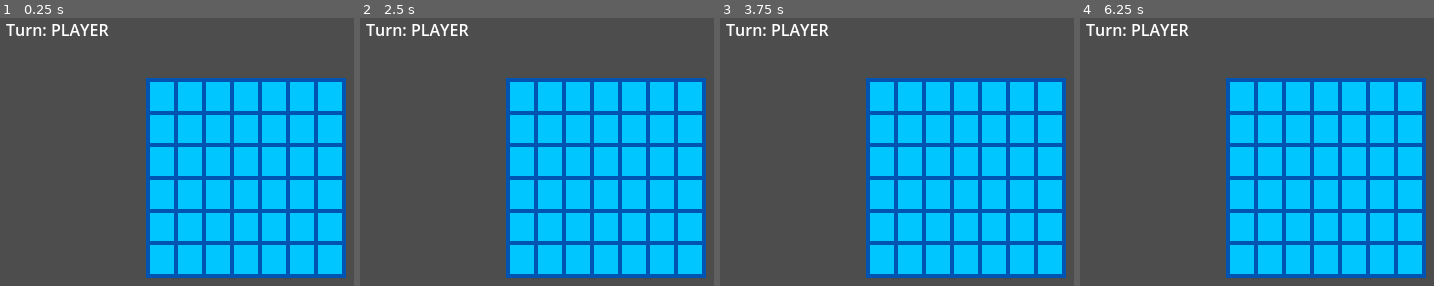
Above: before the commit, frames 1-4 (left to right).
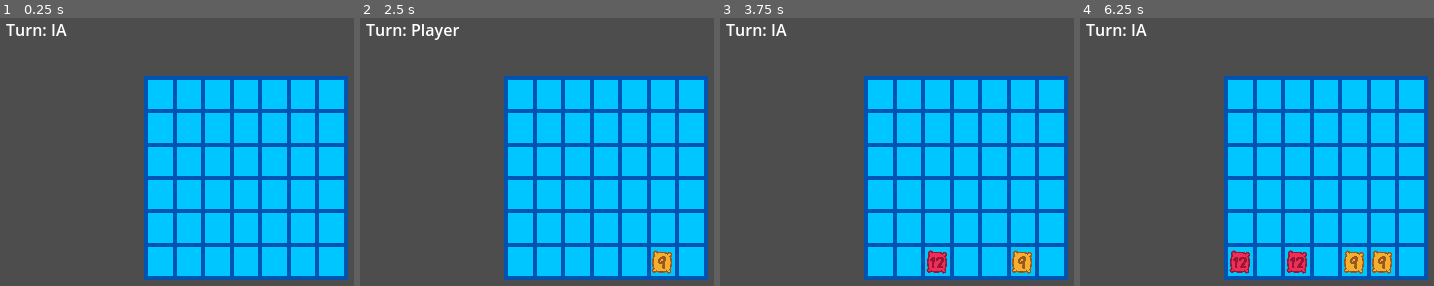
Above: after the commit, the same moments.

Repository: KANNAPE/Hyperpower4X-Deluxe
Game: Godot game, scene res://scenes/Game.tscn
Same seed, same stepped clock (60 frames per second), same inputs: the game is played once before the commit and once after it.
Inputs (mouse positions are in pixels of both pictures, inside the frame that each line leads up to):
- Up to frame 1 (0.25 s): no input
- Up to frame 2 (2.5 s): tap Enter at 0.5, 2 s; move the mouse to (outside the picture) at 0.52 s; click (outside the picture) at 0.67 s; tap Space at 1.25 s; move the mouse to (476, 194) at 1.27 s; click (476, 194) at 1.42 s; move the mouse to (671, 98) at 2.02 s; click (671, 98) at 2.17 s
- Up to frame 3 (3.75 s): tap Space at 2.75 s; move the mouse to (932, 251) at 2.77 s; click (932, 251) at 2.92 s; tap Enter at 3.5 s; move the mouse to (outside the picture) at 3.52 s; click (outside the picture) at 3.67 s
- Up to frame 4 (6.25 s): tap Space at 4.25 s; move the mouse to (1133, 125) at 4.27 s; click (1133, 125) at 4.42 s; move the mouse to (1359, 178) at 5.02 s; click (1359, 178) at 5.17 s; move the mouse to (1228, 87) at 5.77 s; click (1228, 87) at 5.92 s

The runs differ from the first frame. In frame 1, 6.3% of the frame differs, in the area x 15-99%, y 2-98%; in frame 2, 6.8%; in frame 3, 7.2%; in frame 4, 8.0%.

Commit message:
Token instantiation system finished, UI works, coming next is the AI Brain

Diff:
--- a/globals/gamemode.gd
+++ b/globals/gamemode.gd
@@ -1,12 +1,22 @@
 extends Node
 
-enum Turn {PLAYER, AI}
+enum PlayingEntity {PLAYER = 1, AI = -1}
 
-var turn: Turn
+var _current_entity_playing: PlayingEntity
 
 
-func set_entity_turn(entity: Turn):
-	turn = entity
+func set_entity_playing(entity: PlayingEntity):
+	_current_entity_playing = entity
 
-func get_current_entity_playing() -> String:
-	return Turn.keys()[turn]
+
+func get_current_entity_playing() -> PlayingEntity:
+	return _current_entity_playing
+
+
+## Returns the current new playing entity
+func switch_turns() -> PlayingEntity:
+	if _current_entity_playing == Gamemode.PlayingEntity.PLAYER:
+		set_entity_playing(Gamemode.PlayingEntity.AI)
+	else:
+		set_entity_playing(Gamemode.PlayingEntity.PLAYER)
+	return _current_entity_playing
--- a/scenes/Board.tscn
+++ b/scenes/Board.tscn
@@ -1,6 +1,7 @@
-[gd_scene load_steps=11 format=3 uid="uid://db3qnwjpd21y4"]
+[gd_scene load_steps=12 format=3 uid="uid://db3qnwjpd21y4"]
 
 [ext_resource type="Script" path="res://scenes/board.gd" id="1_1aywx"]
+[ext_resource type="PackedScene" uid="uid://ctv4mkif74dq1" path="res://scenes/token.tscn" id="2_1kjct"]
 
 [sub_resource type="PlaneMesh" id="PlaneMesh_i6q0s"]
 size = Vector2(200, 200)
@@ -13,7 +14,7 @@
 gradient = SubResource("Gradient_8y8bh")
 
 [sub_resource type="PlaneMesh" id="PlaneMesh_aej8v"]
-size = Vector2(4, 200)
+size = Vector2(4, 204)
 orientation = 2
 
 [sub_resource type="Gradient" id="Gradient_mlmco"]
@@ -29,13 +30,13 @@
 gradient = SubResource("Gradient_tiubv")
 
 [sub_resource type="PlaneMesh" id="PlaneMesh_c5qtp"]
-size = Vector2(200, 4)
+size = Vector2(204, 4)
 orientation = 2
 
 [node name="Board" type="Node2D"]
-z_index = 10
 position = Vector2(320, 180)
 script = ExtResource("1_1aywx")
+token_scene = ExtResource("2_1kjct")
 metadata/_edit_group_ = true
 
 [node name="MeshInstance2D" type="MeshInstance2D" parent="."]
@@ -43,72 +44,74 @@
 texture = SubResource("GradientTexture1D_ggvx1")
 
 [node name="Vertical Separators" type="Node2D" parent="."]
+z_index = 1
 
 [node name="MeshInstance2D" type="MeshInstance2D" parent="Vertical Separators"]
 z_index = 13
-position = Vector2(-98, 0)
+position = Vector2(-100, 0)
 mesh = SubResource("PlaneMesh_aej8v")
 texture = SubResource("GradientTexture1D_uaq10")
 
 [node name="MeshInstance2D2" type="MeshInstance2D" parent="Vertical Separators"]
 z_index = 13
-position = Vector2(-70, 0)
+position = Vector2(-71.429, 0)
 mesh = SubResource("PlaneMesh_aej8v")
 texture = SubResource("GradientTexture1D_ghthx")
 
 [node name="MeshInstance2D3" type="MeshInstance2D" parent="Vertical Separators"]
 z_index = 13
-position = Vector2(-42, 0)
+position = Vector2(-42.858, 0)
 mesh = SubResource("PlaneMesh_aej8v")
 texture = SubResource("GradientTexture1D_ghthx")
 
 [node name="MeshInstance2D4" type="MeshInstance2D" parent="Vertical Separators"]
 z_index = 13
-position = Vector2(-14, 0)
+position = Vector2(-14.287, 0)
 mesh = SubResource("PlaneMesh_aej8v")
 texture = SubResource("GradientTexture1D_ghthx")
 
 [node name="MeshInstance2D5" type="MeshInstance2D" parent="Vertical Separators"]
 z_index = 13
-position = Vector2(14, 0)
+position = Vector2(14.287, 0)
 mesh = SubResource("PlaneMesh_aej8v")
 texture = SubResource("GradientTexture1D_ghthx")
 
 [node name="MeshInstance2D6" type="MeshInstance2D" parent="Vertical Separators"]
 z_index = 13
-position = Vector2(42, 0)
+position = Vector2(42.855, 0)
 mesh = SubResource("PlaneMesh_aej8v")
 texture = SubResource("GradientTexture1D_ghthx")
 
 [node name="MeshInstance2D7" type="MeshInstance2D" parent="Vertical Separators"]
 z_index = 13
-position = Vector2(70, 0)
+position = Vector2(71.426, 0)
 mesh = SubResource("PlaneMesh_aej8v")
 texture = SubResource("GradientTexture1D_ghthx")
 
 [node name="MeshInstance2D8" type="MeshInstance2D" parent="Vertical Separators"]
 z_index = 13
-position = Vector2(98, 0)
+position = Vector2(100, 0)
 mesh = SubResource("PlaneMesh_aej8v")
 texture = SubResource("GradientTexture1D_ghthx")
 
 [node name="Horizontal Separators" type="Node2D" parent="."]
+z_index = 1
 
 [node name="MeshInstance2D" type="MeshInstance2D" parent="Horizontal Separators"]
 z_index = 13
-position = Vector2(0, -98)
+position = Vector2(0, -100)
 mesh = SubResource("PlaneMesh_c5qtp")
 texture = SubResource("GradientTexture1D_uaq10")
 
 [node name="MeshInstance2D2" type="MeshInstance2D" parent="Horizontal Separators"]
 z_index = 13
-position = Vector2(0, -65.333)
+position = Vector2(0, -66.667)
 mesh = SubResource("PlaneMesh_c5qtp")
 texture = SubResource("GradientTexture1D_uaq10")
 
 [node name="MeshInstance2D3" type="MeshInstance2D" parent="Horizontal Separators"]
 z_index = 13
-position = Vector2(0, -32.667)
+position = Vector2(0, -33.333)
 mesh = SubResource("PlaneMesh_c5qtp")
 texture = SubResource("GradientTexture1D_uaq10")
 
@@ -119,18 +122,21 @@
 
 [node name="MeshInstance2D5" type="MeshInstance2D" parent="Horizontal Separators"]
 z_index = 13
-position = Vector2(0, 32.667)
+position = Vector2(0, 33.333)
 mesh = SubResource("PlaneMesh_c5qtp")
 texture = SubResource("GradientTexture1D_uaq10")
 
 [node name="MeshInstance2D6" type="MeshInstance2D" parent="Horizontal Separators"]
 z_index = 13
-position = Vector2(0, 65.334)
+position = Vector2(0, 66.667)
 mesh = SubResource("PlaneMesh_c5qtp")
 texture = SubResource("GradientTexture1D_uaq10")
 
 [node name="MeshInstance2D7" type="MeshInstance2D" parent="Horizontal Separators"]
 z_index = 13
-position = Vector2(0, 98)
+position = Vector2(0, 100)
 mesh = SubResource("PlaneMesh_c5qtp")
 texture = SubResource("GradientTexture1D_uaq10")
+
+[node name="Tokens" type="Node2D" parent="."]
+z_index = 10
--- a/scenes/Game.tscn
+++ b/scenes/Game.tscn
@@ -6,6 +6,7 @@
 
 [node name="Game" type="Node2D"]
 script = ExtResource("1_iir3j")
+first_to_play = -1
 
 [node name="Board" parent="." instance=ExtResource("1_n6ddm")]
 
--- a/scenes/board.gd
+++ b/scenes/board.gd
@@ -5,52 +5,73 @@
 const ROWS: int = 6
 const COLS: int = 7
 
+@export var token_scene: PackedScene
+
+@onready var tokens := $Tokens
+
 var _board_array = [
-		[0, 0, 0, 0, 0, 0],
-		[0, 0, 0, 0, 0, 0],
-		[0, 0, 0, 0, 0, 0],
-		[0, 0, 0, 0, 0, 0],
-		[0, 0, 0, 0, 0, 0],
-		[0, 0, 0, 0, 0, 0],
-		[0, 0, 0, 0, 0, 0]]
+		[0, 0, 0, 0, 0, 0, 0],
+		[0, 0, 0, 0, 0, 0, 0],
+		[0, 0, 0, 0, 0, 0, 0],
+		[0, 0, 0, 0, 0, 0, 0],
+		[0, 0, 0, 0, 0, 0, 0],
+		[0, 0, 0, 0, 0, 0, 0]]
 
 
-func add_new_pawn(position: Vector2i):
-	# Checking if the given position is inside the grid
-	pass
+## Returns true if the given position is located on the board, false if not
+func is_position_valid(position: Vector2) -> bool:
+	var is_valid = false
+	var center = get_viewport_rect().size / 2  # Center of the screen == center of the board
+	if (position.x <= center.x + SIZE / 2 and position.x >= center.x - SIZE / 2
+			and position.y <= center.y + SIZE / 2 and position.y >= center.y - SIZE / 2):
+		is_valid = true
+	return is_valid
 
 
-## Return the position unchanged if it corresponds to a point on the board (with a free column)
-## If the point is not on the board or the matching column is full, returns -1;-1
-func check_pawn_position(position: Vector2) -> Vector2:
-	var correct_position = Vector2(-1, -1)
-
-	# Checking if we are inside the board bounds and the column isn't full
-	if (_is_position_on_board(position) and not _is_column_full(position)):
-		correct_position = position
-
-	return correct_position
+func get_column_index(position: Vector2) -> int:
+	var center = get_viewport_rect().size / 2
+	var adjusted_board_center = Vector2(center.x - SIZE / 2, center.y - SIZE / 2)
+	var adjusted_horizontal_position = position.x - adjusted_board_center.x
+	var index: int = (adjusted_horizontal_position * COLS) / SIZE
+	return index
 
 
-## Returns true if the position corresponds to a point placed on the board
-func _is_position_on_board(position: Vector2) -> bool:
-	var is_on_board = false
-	var center = get_viewport_rect().size / 2
-
-	if (position.x <= center.x + SIZE / 2 and position.x >= center.x - SIZE / 2
-			and position.y <= center.y + SIZE / 2 and position.y >= center.y - SIZE / 2):
-		is_on_board = true
-
-	return is_on_board
+## Tries to instantiate and place a new token on a given column
+func try_add_token(col_index: int) -> bool:
+	var success = false
+	# If the column at index col_index is not full:
+	if _board_array[ROWS - 1][col_index] == 0:
+		# We instantiate the new token and add it to the tokens node
+		var new_token: Token = token_scene.instantiate()
+		tokens.add_child(new_token)
+		# We then set its animation parameter (the color of the token)
+		var entity_playing = Gamemode.get_current_entity_playing()
+		new_token.animation = "player_1" if entity_playing == 1 else "player_2"
+		# We retrieve the highest free index in the column and fill the board array
+		var highest_row_index = _get_highest_row_index(col_index)
+		_board_array[highest_row_index][col_index] = entity_playing
+		# Lastly, we compute the position of the token with the value of its row/col indexes
+		new_token.position = _compute_position_by_indexes(highest_row_index, col_index)
+		success = true
+	return success
 
 
-## Returns true if the column correspnding to the given position is full
-func _is_column_full(position: Vector2) -> bool:
-	return false
+func _get_highest_row_index(col_index: int) -> int:
+	var highest_row_index = -1
+	for row_index in range(ROWS):
+		if _board_array[row_index][col_index] == 0:
+			highest_row_index = row_index
+			break
+	return highest_row_index
 
 
-## Returns the highest position where to put the token on the column
-func _get_highest_position_in_column(position: Vector2) -> Vector2:
-
-
-	return Vector2()
+## Returns the computed board position according to the row and col indexes
+func _compute_position_by_indexes(row_index: int, col_index: int) -> Vector2:
+	# Horizontal position
+	var horizontal_offset = -SIZE / 2 + SIZE / (COLS * 2)
+	var horizontal_position = horizontal_offset + (SIZE * col_index) / COLS
+	# Vertical position
+	var vertical_offset = SIZE / 2 - SIZE / (ROWS * 2)
+	var vertical_position = vertical_offset - (SIZE * row_index) / ROWS
+	# Result
+	return Vector2(horizontal_position, vertical_position)
--- a/scenes/game.gd
+++ b/scenes/game.gd
@@ -1,19 +1,15 @@
 extends Node2D
 
-@onready var ui = $UI
-@onready var board = $Board
+@export var first_to_play := Gamemode.PlayingEntity.PLAYER
 
-@export var first_to_play := Gamemode.Turn.PLAYER
-
-
-func _init():
-	Gamemode.set_entity_turn(first_to_play)  # temp
+@onready var ui := $UI
+@onready var board := $Board
 
 
 func _ready():
 	# UI
-	var current_entity_to_play = Gamemode.get_current_entity_playing()
-	ui.set_turn_ui(current_entity_to_play)
+	Gamemode.set_entity_playing(first_to_play)  # temp
+	ui.set_turn_ui(first_to_play)
 
 
 func _unhandled_input(event):
@@ -21,5 +17,12 @@
 	if event is InputEventMouseButton:
 		# We make sure it's a left click and we proc the code when the button is released
 		if event.button_index == MOUSE_BUTTON_LEFT and not event.is_pressed():
-			# We are adding a pawn
-			print(board.check_pawn_position(event.position))
+			# We check if the position is valid
+			if board.is_position_valid(event.position):
+				# If it is, we try to add a new token (will not work is the column is full)
+				var column_index = board.get_column_index(event.position)
+				if board.try_add_token(column_index):
+					# Switching turns returns the new entity that is playing, very handy!
+					ui.set_turn_ui(Gamemode.switch_turns())
+				else:
+					print("column is full!")
--- a/scenes/pawn.gd
+++ /dev/null
@@ -1,9 +0,0 @@
-class_name Pawn
-extends AnimatedSprite2D
-
-
-func _init(type: Gamemode.Turn):
-	if (type == Gamemode.Turn.PLAYER):
-		animation = "player_1"
-	else:
-		animation = "player_2"
--- /dev/null
+++ b/scenes/token.gd
@@ -0,0 +1,2 @@
+class_name Token
+extends AnimatedSprite2D
--- a/scenes/pawn.tscn
+++ b/scenes/token.tscn
@@ -1,14 +1,14 @@
 [gd_scene load_steps=5 format=3 uid="uid://ctv4mkif74dq1"]
 
-[ext_resource type="Texture2D" uid="uid://cm31oy6gvtrf6" path="res://assets/12.png" id="1_6n0cr"]
-[ext_resource type="Texture2D" uid="uid://dsr4pj4toxdfj" path="res://assets/9.png" id="2_bgdlm"]
-[ext_resource type="Script" path="res://scenes/pawn.gd" id="3_lh30x"]
+[ext_resource type="Texture2D" uid="uid://cm31oy6gvtrf6" path="res://assets/12.png" id="1_3aiac"]
+[ext_resource type="Texture2D" uid="uid://dsr4pj4toxdfj" path="res://assets/9.png" id="2_wehmm"]
+[ext_resource type="Script" path="res://scenes/token.gd" id="3_adsix"]
 
 [sub_resource type="SpriteFrames" id="SpriteFrames_5qpbv"]
 animations = [{
 "frames": [{
 "duration": 1.0,
-"texture": ExtResource("1_6n0cr")
+"texture": ExtResource("1_3aiac")
 }],
 "loop": true,
 "name": &"player_1",
@@ -16,15 +16,15 @@
 }, {
 "frames": [{
 "duration": 1.0,
-"texture": ExtResource("2_bgdlm")
+"texture": ExtResource("2_wehmm")
 }],
 "loop": true,
 "name": &"player_2",
 "speed": 5.0
 }]
 
-[node name="Pawn" type="AnimatedSprite2D"]
+[node name="Token" type="AnimatedSprite2D"]
 scale = Vector2(0.13, 0.13)
 sprite_frames = SubResource("SpriteFrames_5qpbv")
 animation = &"player_1"
-script = ExtResource("3_lh30x")
+script = ExtResource("3_adsix")
--- a/scenes/ui.gd
+++ b/scenes/ui.gd
@@ -1,6 +1,8 @@
 extends CanvasLayer
+
+var entity_strings = {Gamemode.PlayingEntity.PLAYER: "Player", Gamemode.PlayingEntity.AI: "IA"}
 
 @onready var entity_turn_label = $MarginContainer/TurnLabel/EntityTurnLabel
 
-func set_turn_ui(entity: String):
-	entity_turn_label.text = entity
+func set_turn_ui(entity_playing: Gamemode.PlayingEntity):
+	entity_turn_label.text = entity_strings[entity_playing]
